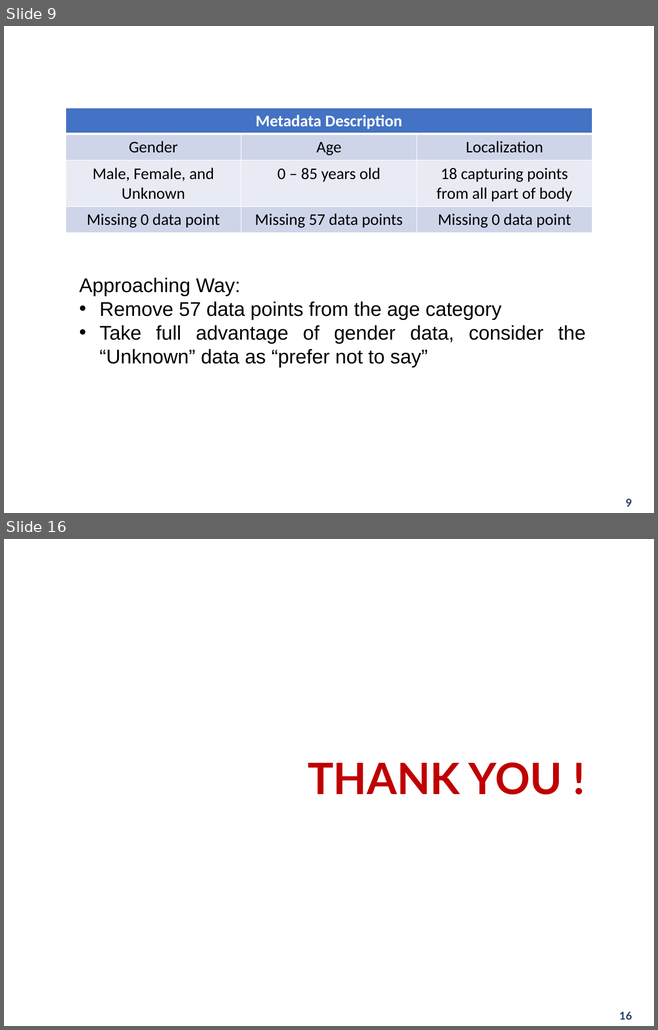
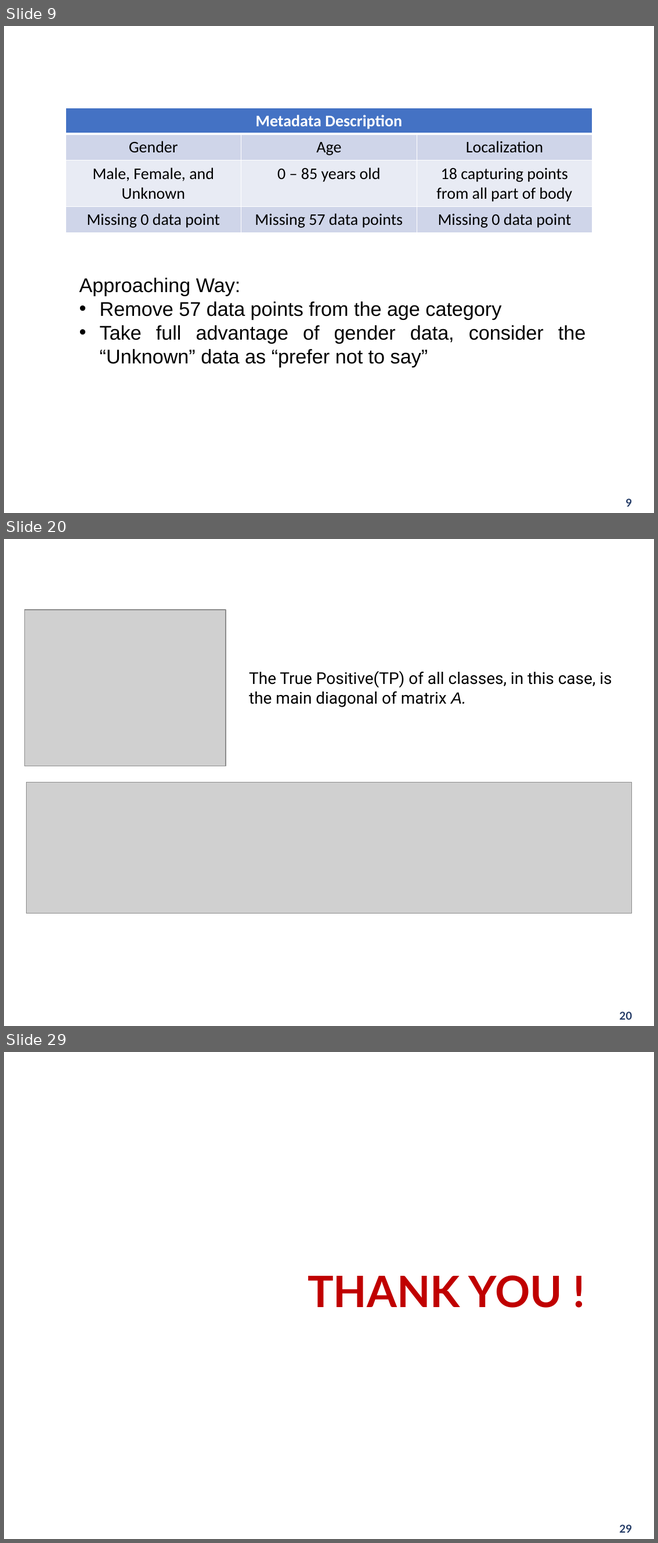
Before and after one commit to ScaleMind-C9308A/SLC-ID-SA, a slide deck: VietNamese Publish Paper/Báo cáo/HUST PPT Template 2021 ( Blue 3X4).pptx. Shown one above the other, each under a label of ours: slides 9 and 16 before the commit, slides 9, 20 and 29 after it; the slides between them are not shown. The pictures are 658x1030 and 658x1543 pixels, drawn with LibreOffice and Linux fonts; fonts in the diff are those of the drawing; grey boxes stand for pictures; background and template pictures are left out. Boxes give left, top, right and bottom in pixels: in the first picture for what was removed or moved away, otherwise in the second. Text is boxed around its words. In the diff, an @@ line names an element or a change of style, - is before the commit and + after.

```diff
--- a/VietNamese Publish Paper/Báo cáo/HUST PPT Template 2021 ( Blue 3X4).pptx
+++ b/VietNamese Publish Paper/Báo cáo/HUST PPT Template 2021 ( Blue 3X4).pptx
@@ slide 20 added at [4,539,654,1026], background picture (left out) @@
@@ title added at [21,545,637,577], 28 pt, text #FFFFFF, bold @@
+Evaluation Metrics
@@ picture added at [25,610,226,766] @@
@@ text added at [249,671,611,707], 18 pt, text #000000 @@
+The True Positive(TP) of all classes, in this case, is the main diagonal of matrix A.
@@ picture added at [26,783,631,914] @@
@@ page number added at [619,1012,632,1020], 12 pt, text #203864, bold @@
+20
@@ what was slide 16 is now slide 29 @@
@@ page number at [619,1525,632,1533]: text changed @@
-16
+29
```
Also in this commit, not shown: 7 slides changed, 12 other slides added, 5 other files.
